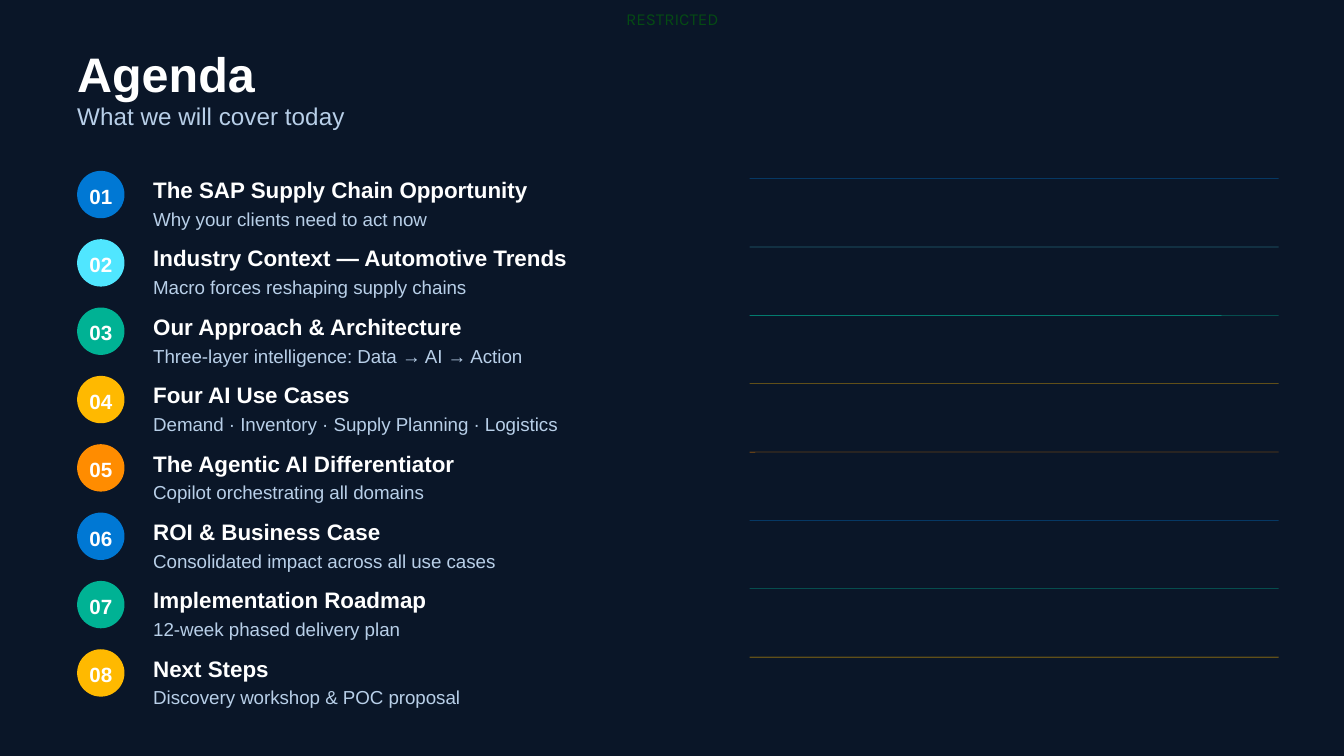
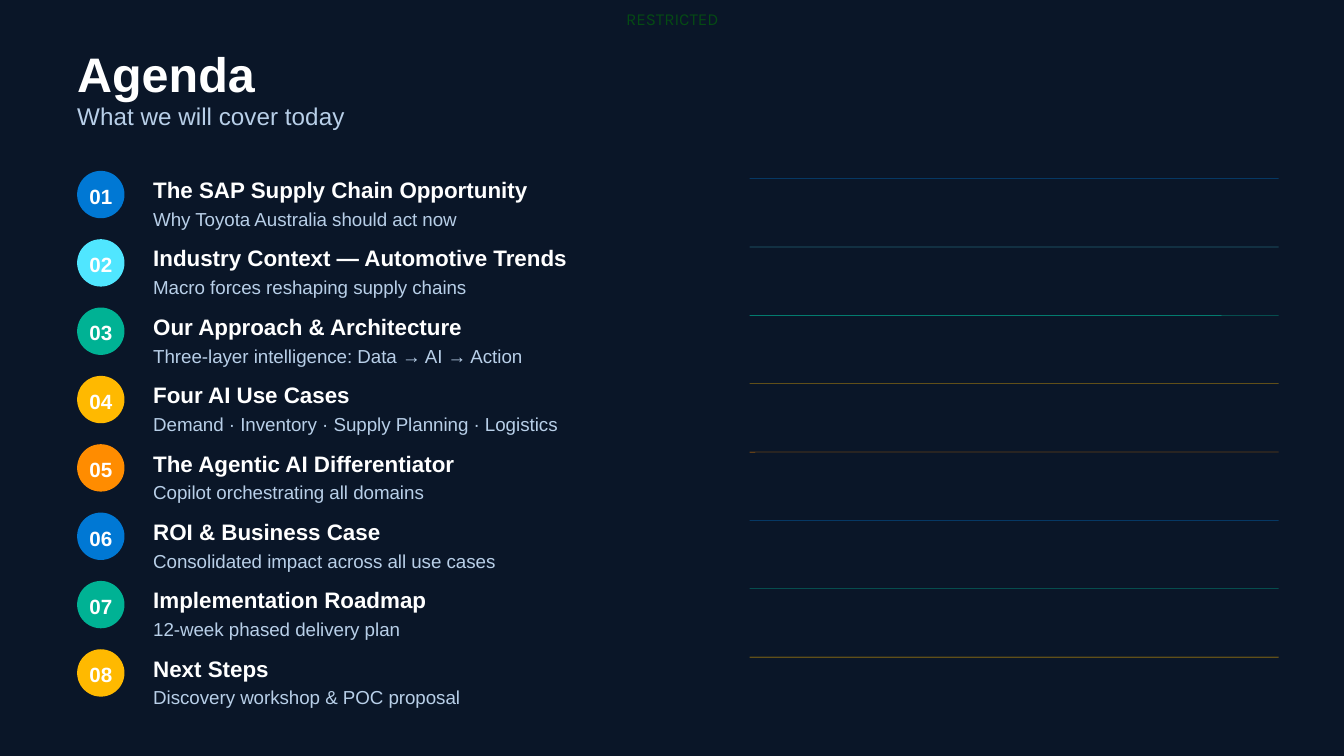
Before and after one commit to bhartiya75/ntt, a slide deck: slide 2 of backend/generated_ppts/NDBS_SAP_Supply_Chain_AI_v2.0.pptx. Drawn at 1344x756 pixels with LibreOffice and Linux fonts; fonts in the diff are those of the drawing; background and template pictures are left out. Boxes give left, top, right and bottom in pixels: in the first picture for what was removed or moved away, otherwise in the second. Text is boxed around its words. In the diff, an @@ line names an element or a change of style, - is before the commit and + after.

```diff
--- a/backend/generated_ppts/NDBS_SAP_Supply_Chain_AI_v2.0.pptx
+++ b/backend/generated_ppts/NDBS_SAP_Supply_Chain_AI_v2.0.pptx
@@ text at [153, 212, 456, 230]: text changed @@
-Why your clients need to act now
+Why Toyota Australia should act now
```
Also in this commit, not shown: 13 other slides changed, 1 slide added, 4 other files.
